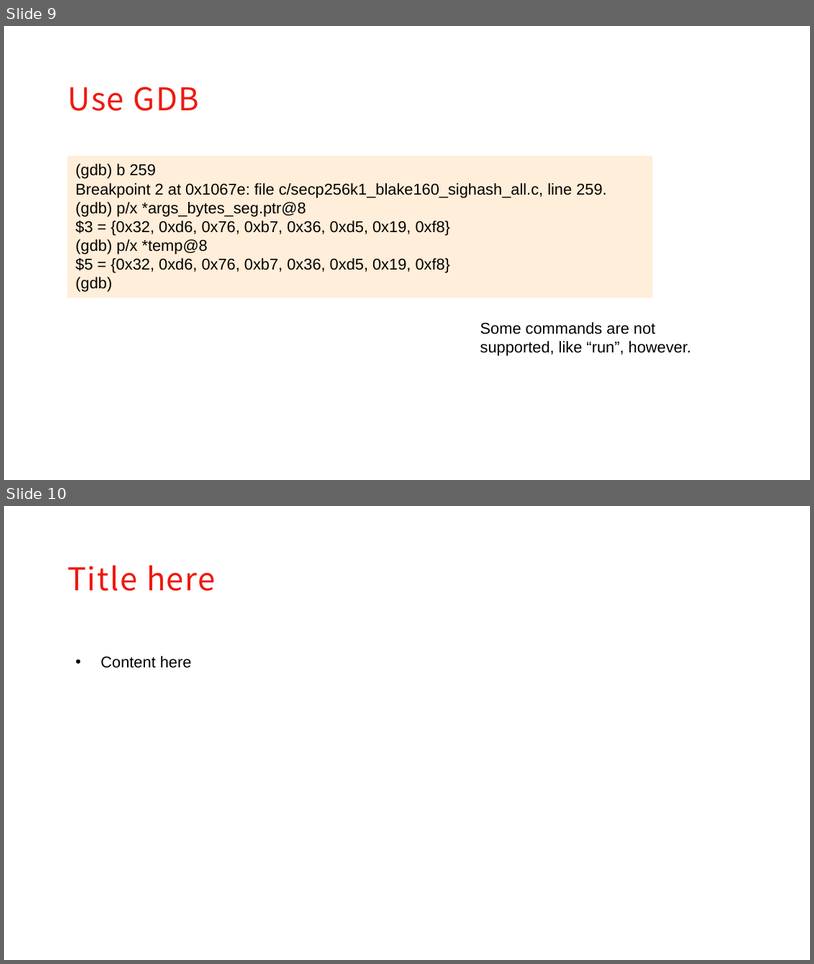
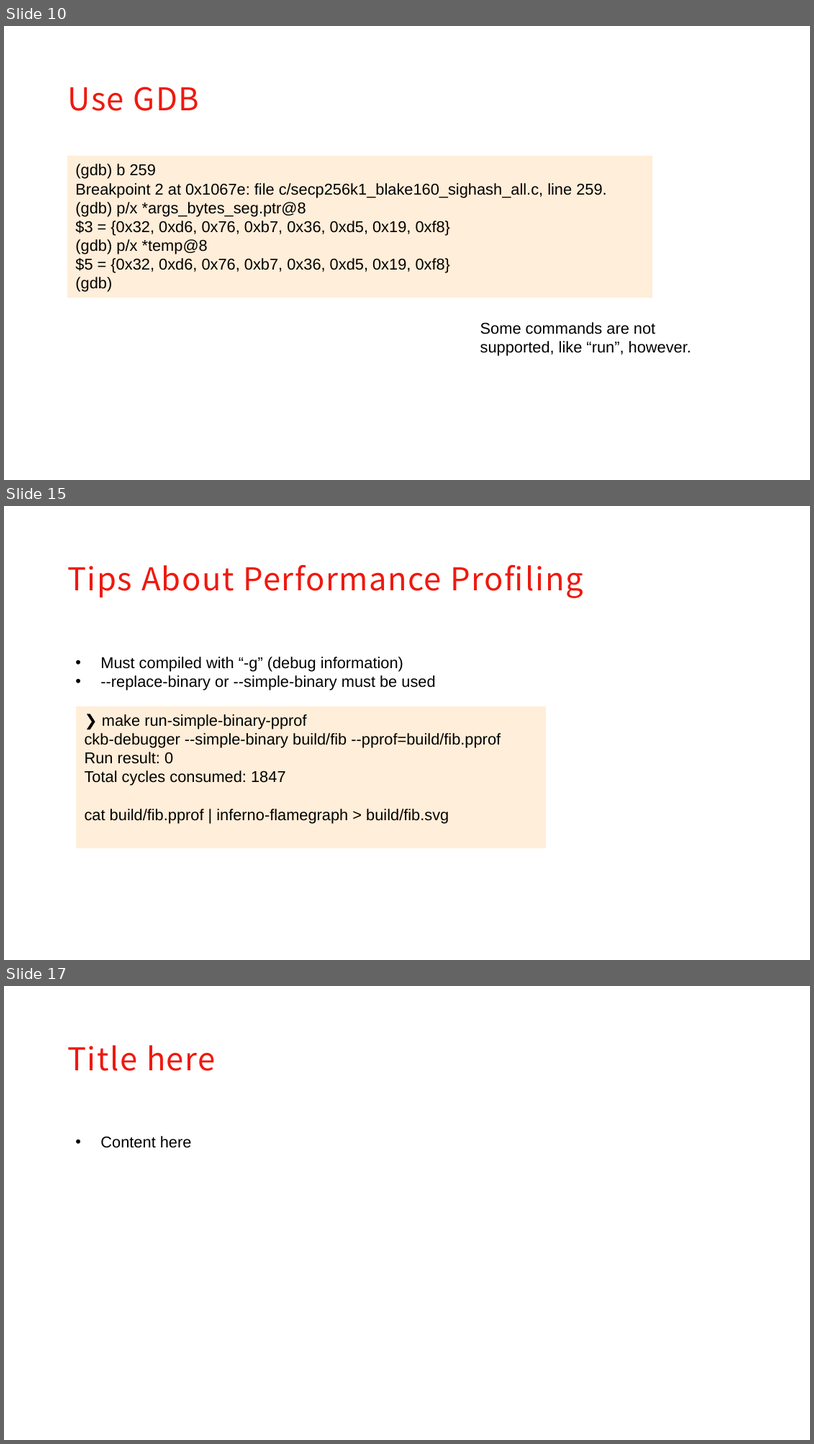
Before and after one commit to XuJiandong/ckb-debugger-playground, a slide deck: slides/presentation.pptx. Shown one above the other, each under a label of ours: slides 9 and 10 before the commit, slides 10, 15 and 17 after it; the slides between them are not shown. The pictures are 814x964 and 814x1444 pixels, drawn with LibreOffice and Linux fonts; fonts in the diff are those of the drawing; background and template pictures are left out. Boxes give left, top, right and bottom in pixels: in the first picture for what was removed or moved away, otherwise in the second. Text is boxed around its words. In the diff, an @@ line names an element or a change of style, - is before the commit and + after.

```diff
--- a/slides/presentation.pptx
+++ b/slides/presentation.pptx
@@ slide 15 added at [4,506,810,960], background #FFFFFF @@
@@ text added at [67,564,584,598], 28 pt, text #EF190F @@
+Tips About Performance Profiling
@@ text added at [100,656,435,690], 14 pt, text #000000 @@
+• Must compiled with “-g” (debug information)
+• --replace-binary or --simple-binary must be used
@@ rectangle added at [77,706,546,847], fill #FFEED9, outline #FFEED9 0.75 pt, 14 pt, text #000000 @@
+❯ make run-simple-binary-pprof
+ckb-debugger --simple-binary build/fib --pprof=build/fib.pprof
+Run result: 0
+Total cycles consumed: 1847
+cat build/fib.pprof | inferno-flamegraph > build/fib.svg
@@ what was slide 9 is now slide 10 @@
@@ what was slide 10 is now slide 17 @@
```
Also in this commit, not shown: 4 slides changed, 6 other slides added, 1 slide removed, 2 other files.
